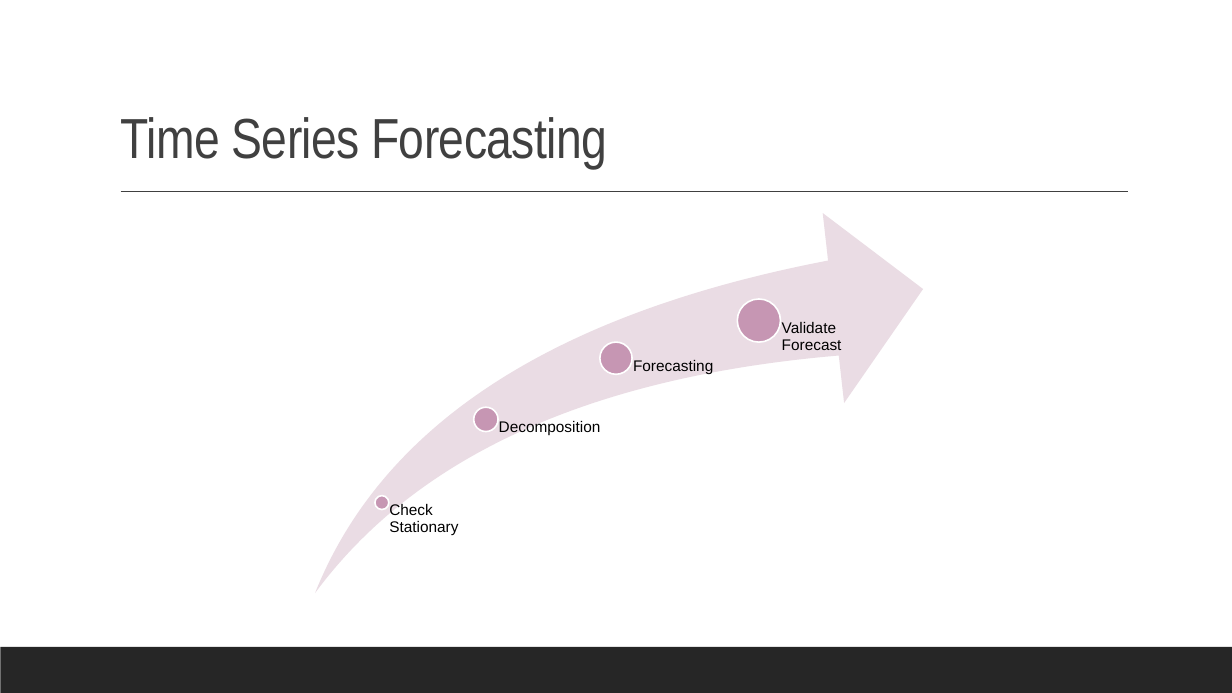
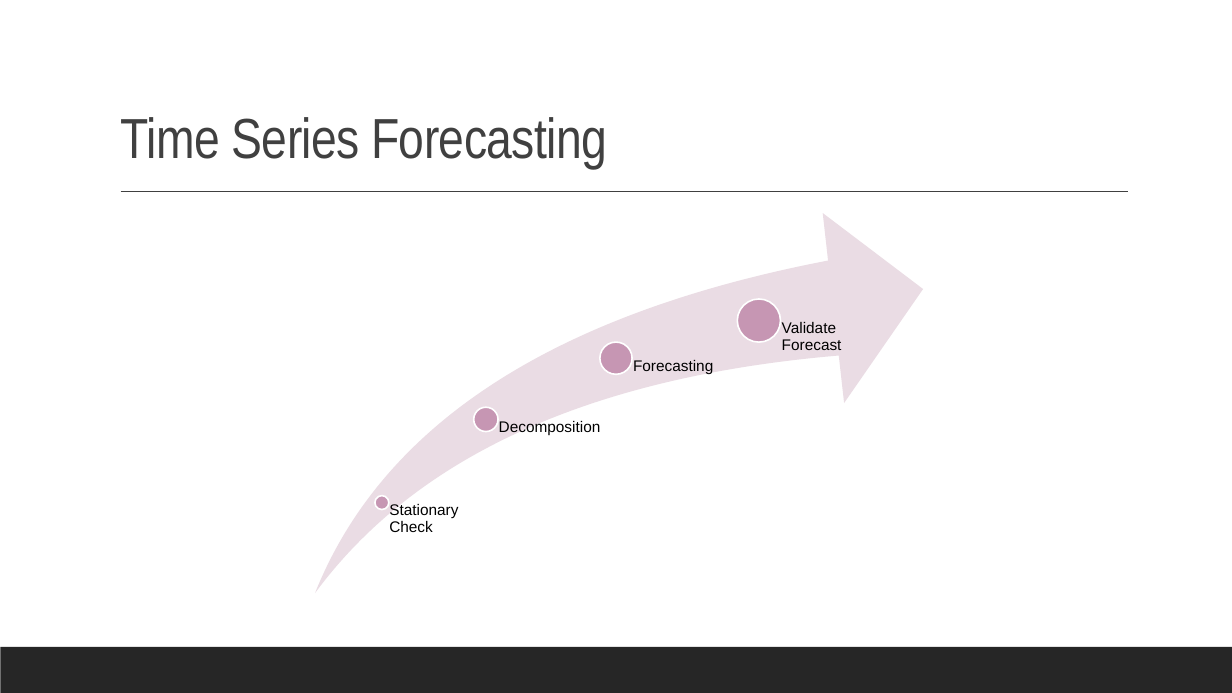
Before and after one commit to Loneruin/Store_Sales_Time_Series_Forecasting, a slide deck: slide 7 of output/STORE SALES – TIME SERIES FORECASTING.pptx. Drawn at 1232x693 pixels with LibreOffice and Linux fonts; fonts in the diff are those of the drawing. Boxes give left, top, right and bottom in pixels: in the first picture for what was removed or moved away, otherwise in the second. Text is boxed around its words. In the diff, an @@ line names an element or a change of style, - is before the commit and + after.

```diff
--- a/output/STORE SALES – TIME SERIES FORECASTING.pptx
+++ b/output/STORE SALES – TIME SERIES FORECASTING.pptx
@@ text at (389,504,458,532): text changed @@
-Check Stationary
+Stationary Check
```
Also in this commit, not shown: 2 other slides changed, 1 slide added, 1 slide removed, 2 other files.
